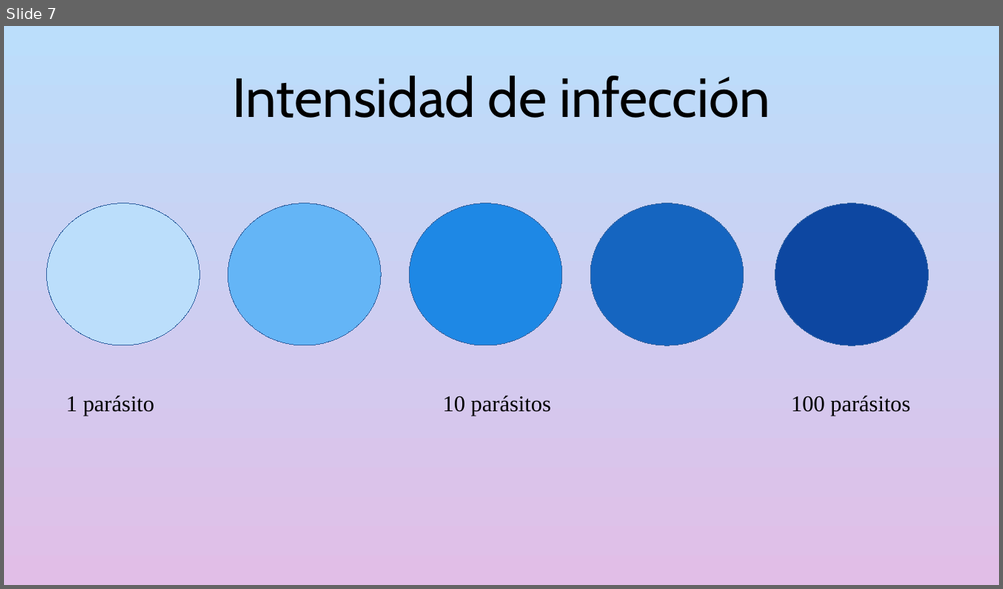
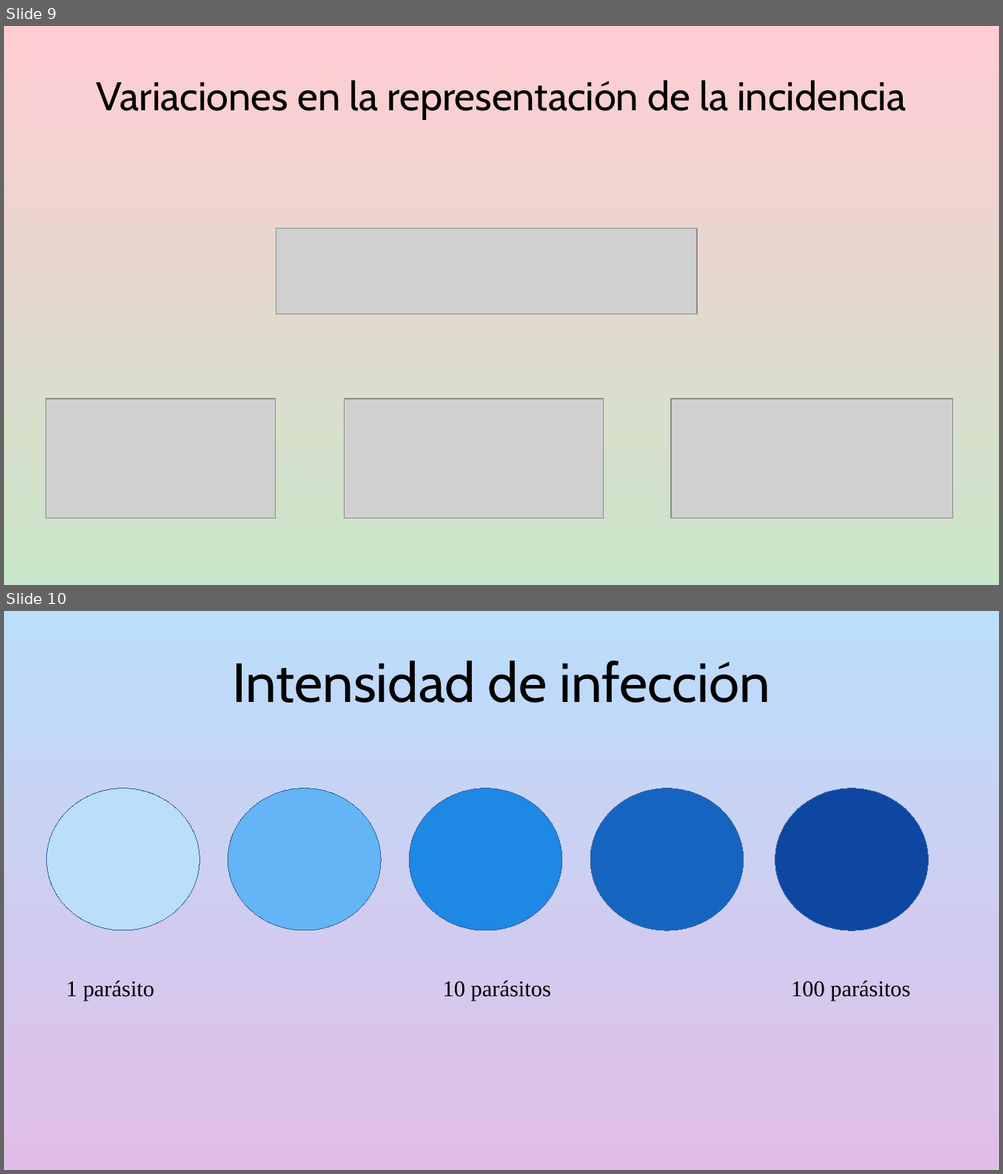
Before and after one commit to gerardommc/Medicina-Cons, a slide deck: Epidemiologia-basica.odp. Shown one above the other, each under a label of ours: slide 7 before the commit, slides 9 and 10 after it. The pictures are 1003x589 and 1003x1174 pixels, drawn with LibreOffice and Linux fonts; fonts in the diff are those of the drawing; grey boxes stand for pictures. Boxes give left, top, right and bottom in pixels: in the first picture for what was removed or moved away, otherwise in the second. Text is boxed around its words. In the diff, an @@ line names an element or a change of style, - is before the commit and + after.

```diff
--- a/Epidemiologia-basica.odp
+++ b/Epidemiologia-basica.odp
@@ slide 9 added at [4, 26, 999, 585], background gradient #FFCDD2 to #C8E6C9 @@
@@ title added at [96, 80, 905, 120], 32 pt, text #000000 @@
+Variaciones en la representación de la incidencia
@@ picture added at [276, 228, 696, 314] @@
@@ picture added at [45, 399, 275, 519] @@
@@ picture added at [344, 399, 603, 519] @@
@@ picture added at [671, 399, 953, 519] @@
@@ what was slide 7 is now slide 10 @@
```
Also in this commit, not shown: 4 slides changed, 8 other slides added, 1 slide removed, 7 other files.
